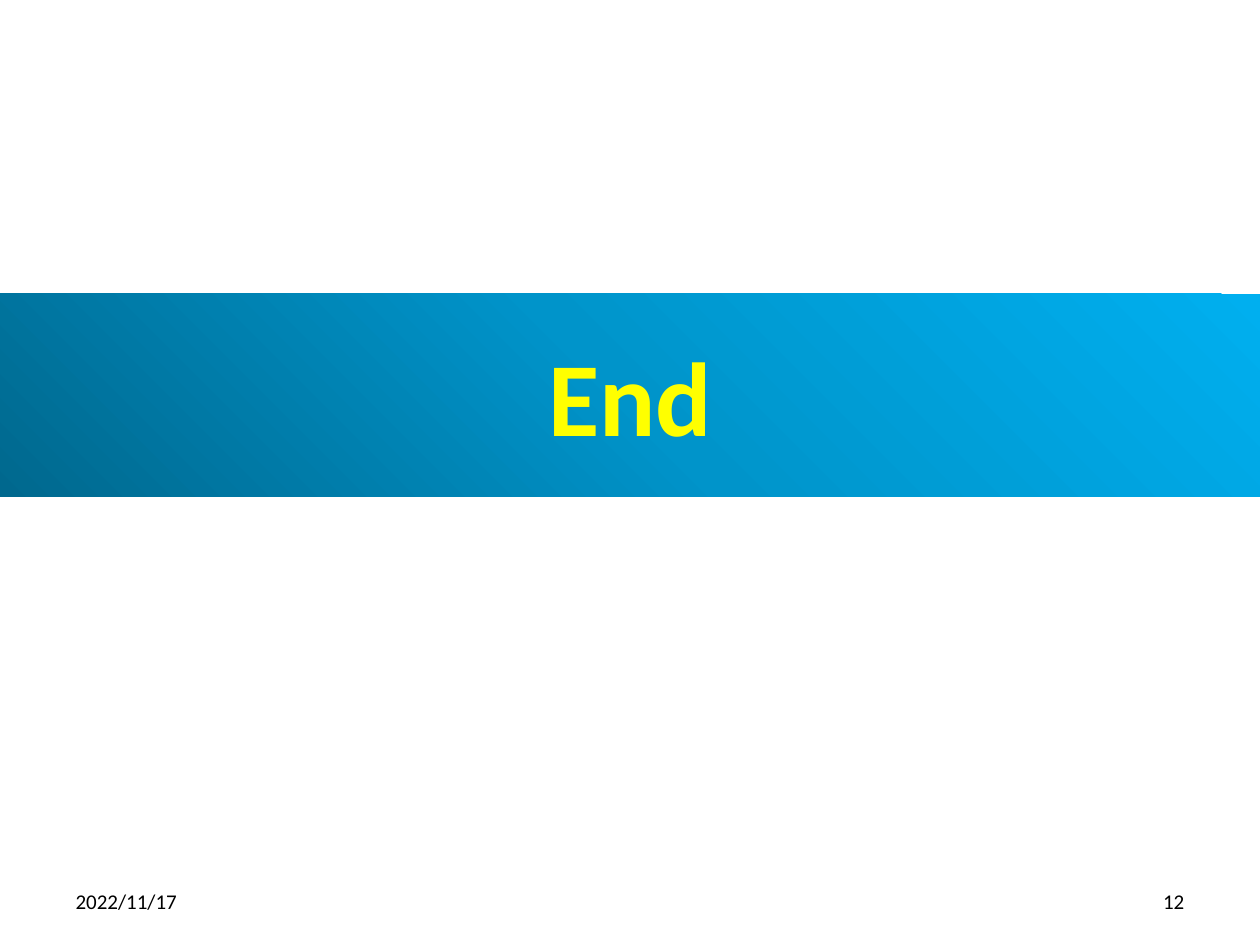
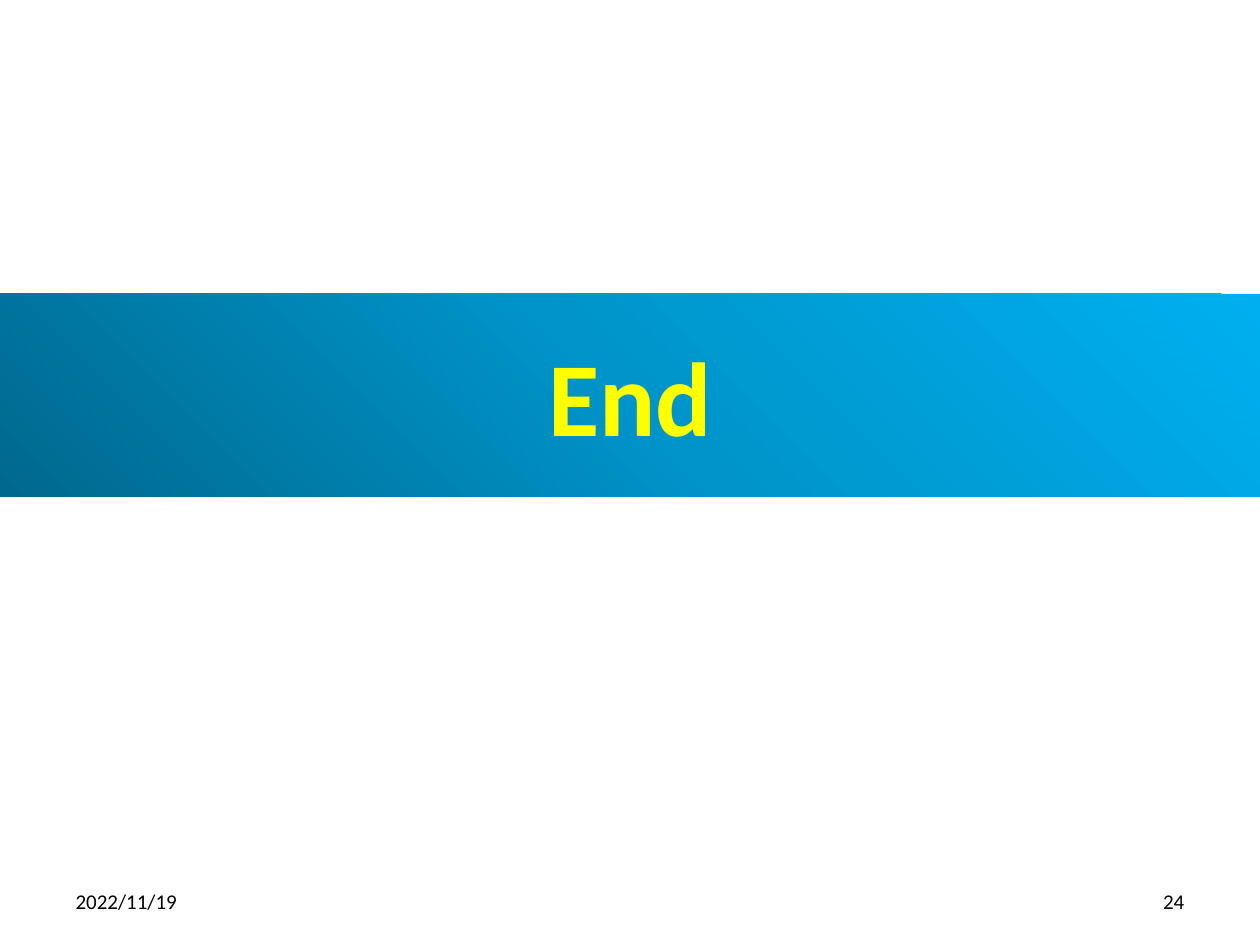
Before and after one commit to peterhchen/900_Kubernetes, a slide deck: slide 24 of 001_00_Install_Kubernetes.pptx (slide 12 before the commit). Drawn at 1260x945 pixels with LibreOffice and Linux fonts; fonts in the diff are those of the drawing. Boxes give left, top, right and bottom in pixels: in the first picture for what was removed or moved away, otherwise in the second. Text is boxed around its words. In the diff, an @@ line names an element or a change of style, - is before the commit and + after.

```diff
--- a/001_00_Install_Kubernetes.pptx
+++ b/001_00_Install_Kubernetes.pptx
@@ text at [76,894,177,910]: text changed @@
-2022/11/17
+2022/11/19
@@ page number at [1163,895,1184,909]: text changed @@
-12
+24
```
Also in this commit, not shown: 11 other slides changed, 12 slides added.
